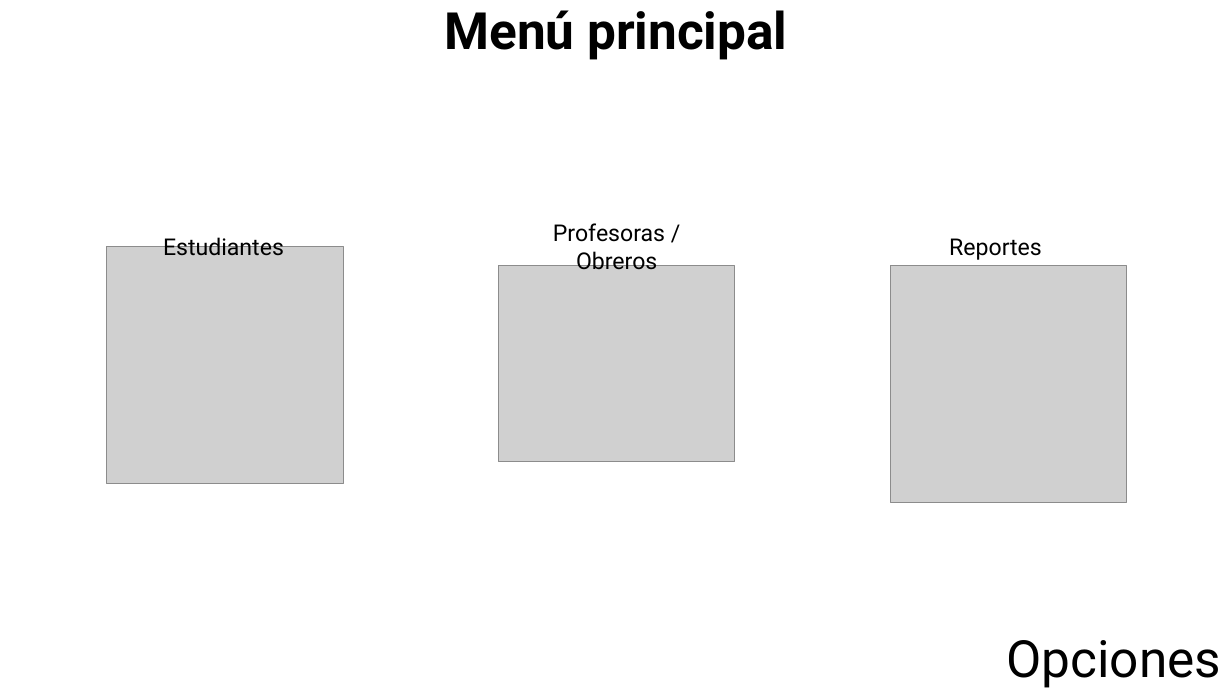
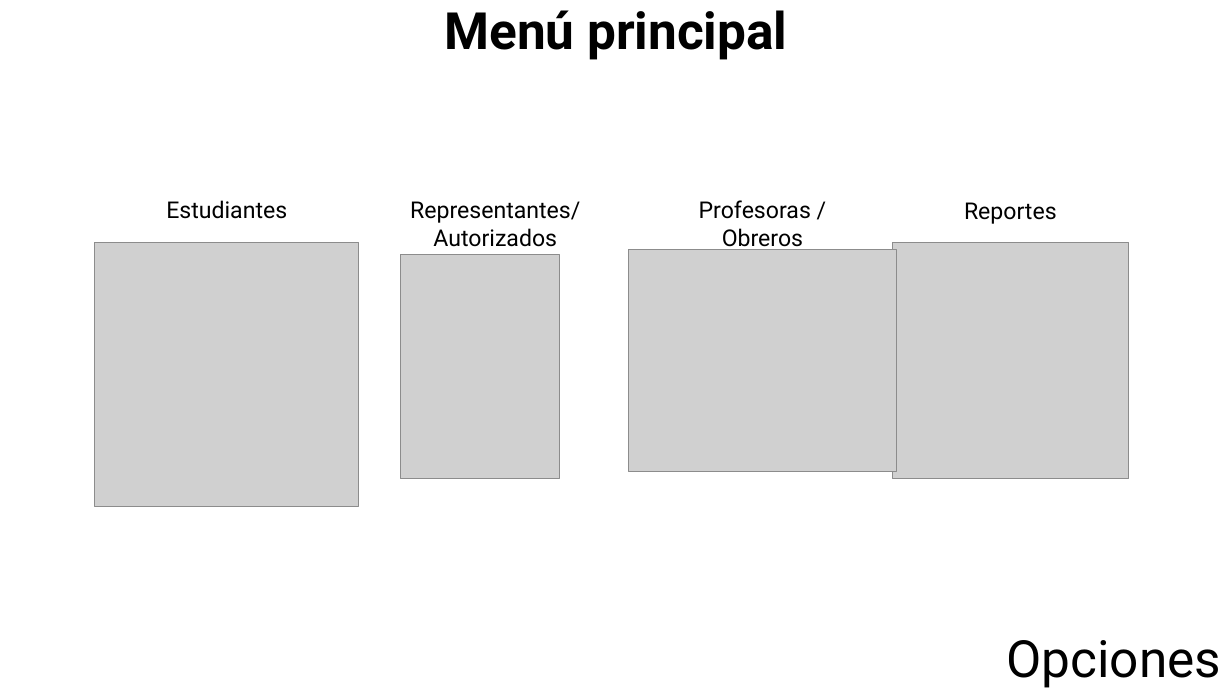
Before and after one commit to baristaOnRum/ProjServicioPSMB, a slide deck: slide 2 of src/annex/propuesta_gui.pptx. Drawn at 1232x693 pixels with LibreOffice and Linux fonts; fonts in the diff are those of the drawing; grey boxes stand for pictures. Boxes give left, top, right and bottom in pixels: in the first picture for what was removed or moved away, otherwise in the second. Text is boxed around its words. In the diff, an @@ line names an element or a change of style, - is before the commit and + after.

```diff
--- a/src/annex/propuesta_gui.pptx
+++ b/src/annex/propuesta_gui.pptx
@@ text "Estudiantes": place and size @@
-text "Estudiantes" at (163,235,284,255)
+text "Estudiantes" at (166,200,287,219)
@@ text added at (410,201,580,247), 18 pt, text #000000 @@
+Representantes/Autorizados
@@ text "Profesoras /" rewrapped from (553,223,665,269) to (699,200,811,251) @@
@@ text "Reportes": place and size @@
-text "Reportes" at (949,238,1042,260)
+text "Reportes" at (964,202,1057,224)
@@ picture: place and size @@
-picture at (106,247,343,483)
+picture at (95,242,360,506)
@@ picture added at (400,254,559,479) @@
@@ picture: place and size @@
-picture at (498,265,735,462)
+picture at (628,250,897,472)
@@ picture: place and size @@
-picture at (890,265,1127,502)
+picture at (893,242,1129,479)
```
Also in this commit, not shown: 1 slide added, 1 slide removed, 1 other file.
